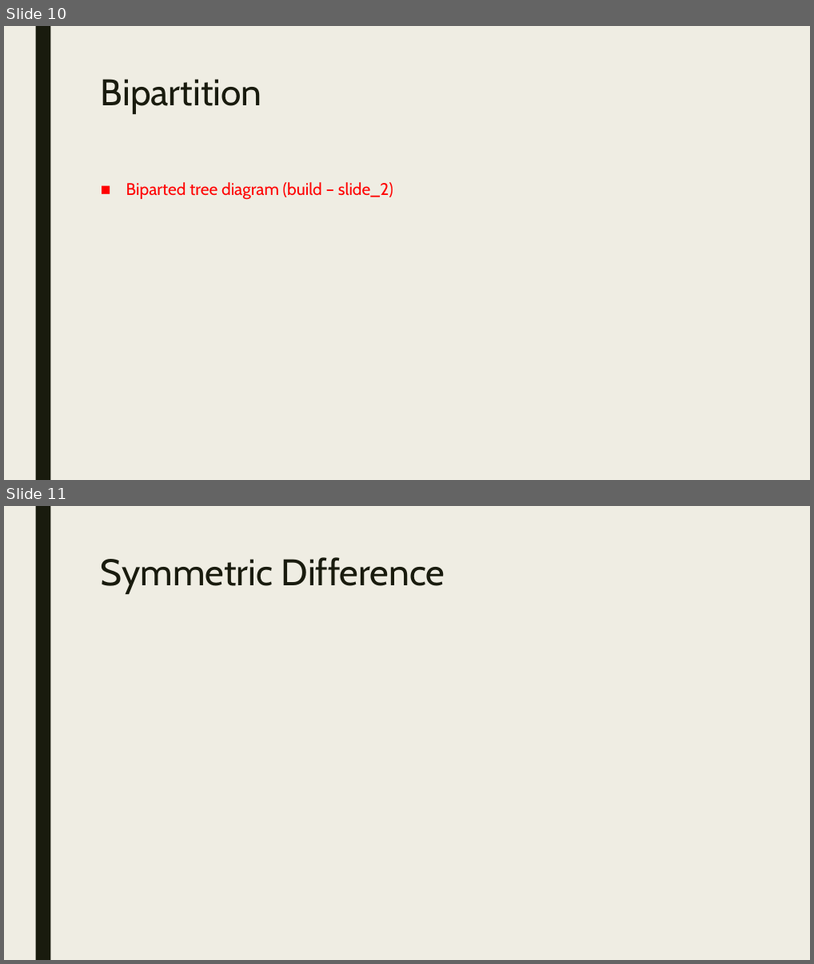
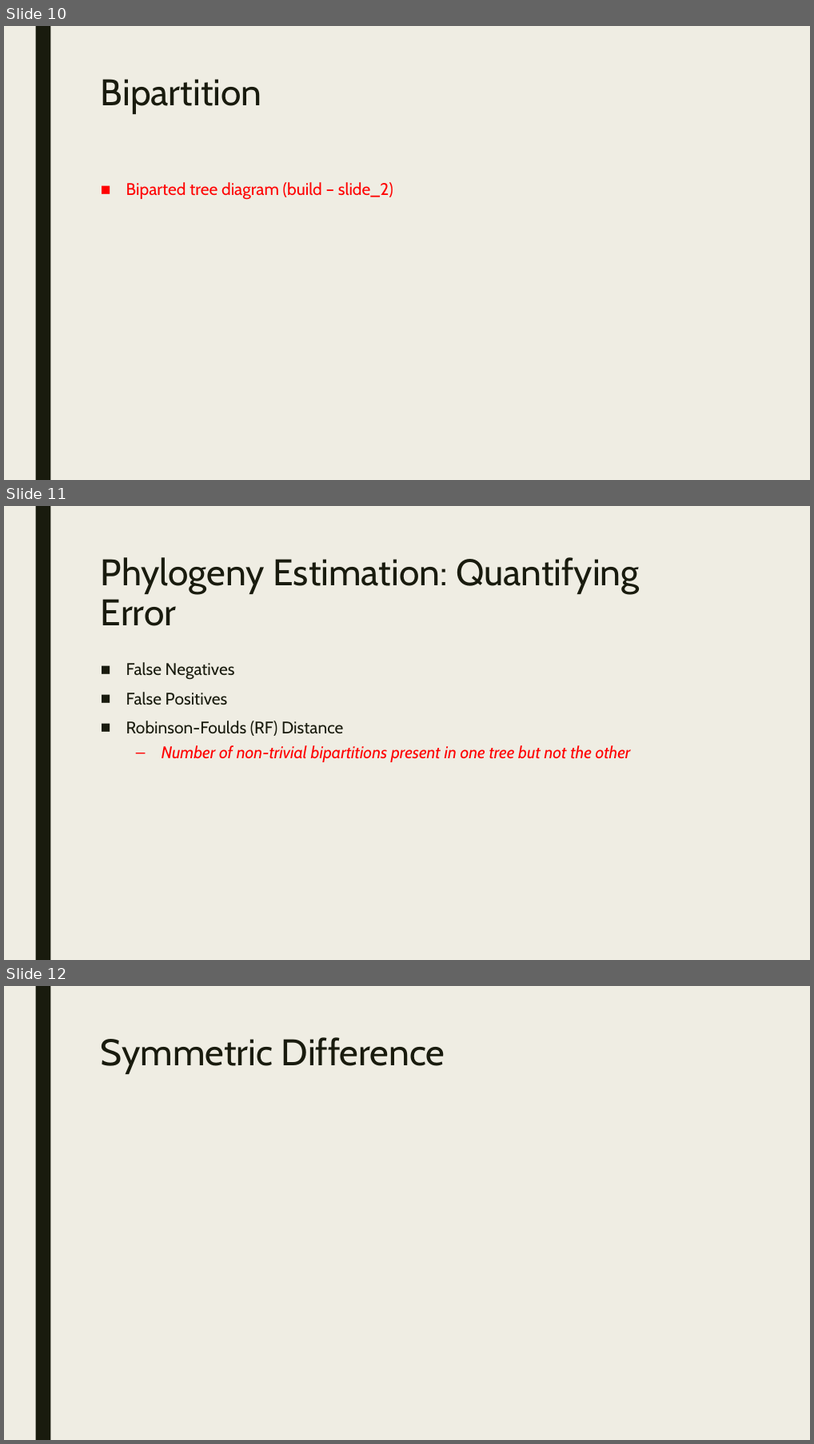
Before and after one commit to itsdlow/PhyloTools, a slide deck: Surveying_Phylogenetic_Forests.pptx. Shown one above the other, each under a label of ours: slides 10 and 11 before the commit, slides 10, 11 and 12 after it. The pictures are 814x964 and 814x1444 pixels, drawn with LibreOffice and Linux fonts; fonts in the diff are those of the drawing. Boxes give left, top, right and bottom in pixels: in the first picture for what was removed or moved away, otherwise in the second. Text is boxed around its words. In the diff, an @@ line names an element or a change of style, - is before the commit and + after.

```diff
--- a/Surveying_Phylogenetic_Forests.pptx
+++ b/Surveying_Phylogenetic_Forests.pptx
@@ slide 11 added at [4, 506, 810, 960], background #EFEDE3; not listed: 1 template element that a slide beside it also shows @@
@@ title added at [101, 557, 640, 626], 44 pt, text #191B0E @@
+Phylogeny Estimation: Quantifying Error
@@ text added at [126, 662, 631, 762], 20 pt, text #FF0000, italic @@
+■ False Negatives
+■ False Positives
+■ Robinson-Foulds (RF) Distance
+  – Number of non-trivial bipartitions present in one tree but not the other
@@ what was slide 11 is now slide 12 @@
```
Also in this commit, not shown: 3 slides changed, 2 other slides added, 3 other files.
